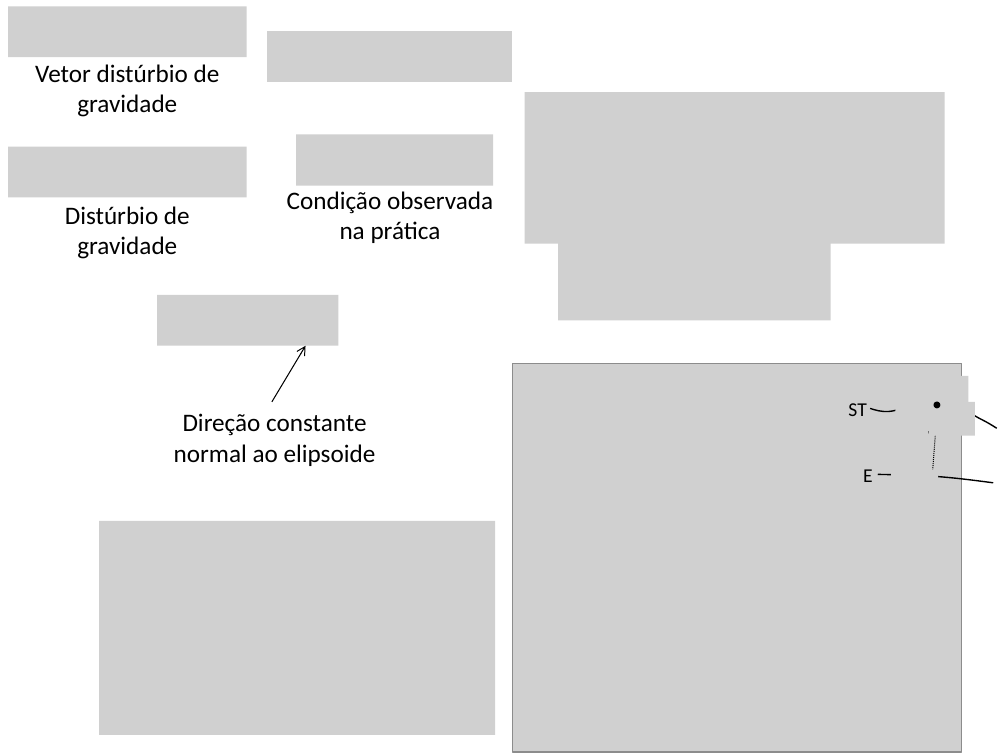
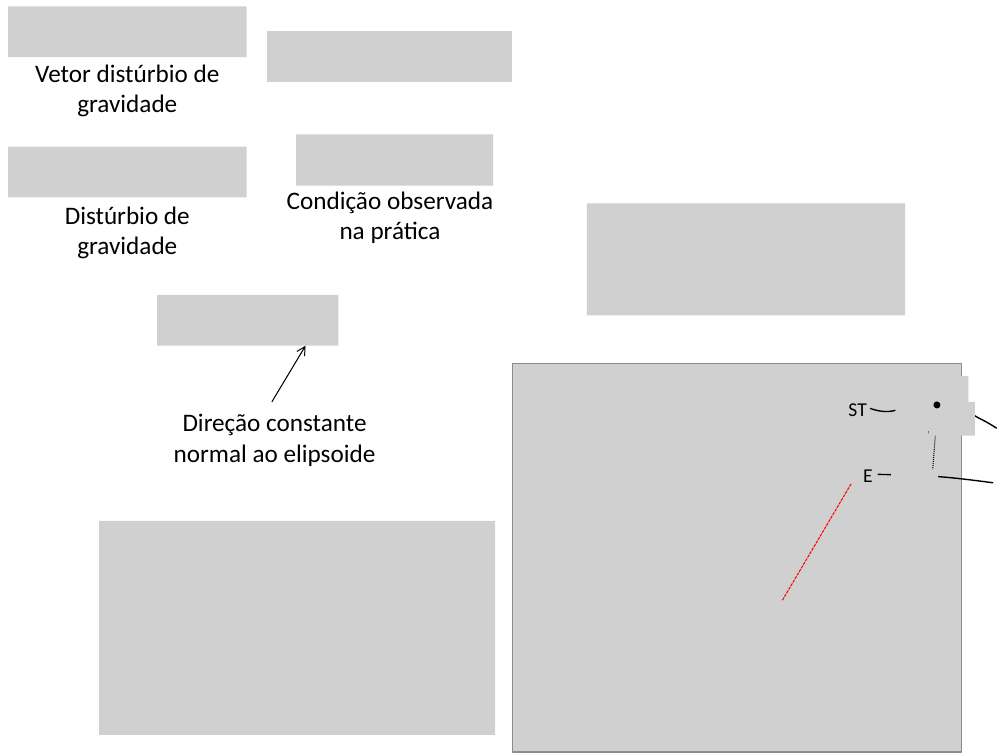
Before and after one commit to pinga-lab/CE-VII-SimBGf-2016, a slide deck: slide 13 of slides/5b_disturbio_gravidade.pptx (slide 14 before the commit). Drawn at 1008x756 pixels with LibreOffice and Linux fonts; fonts in the diff are those of the drawing; grey boxes stand for pictures. Boxes give left, top, right and bottom in pixels: in the first picture for what was removed or moved away, otherwise in the second. Text is boxed around its words. In the diff, an @@ line names an element or a change of style, - is before the commit and + after.

```diff
--- a/slides/5b_disturbio_gravidade.pptx
+++ b/slides/5b_disturbio_gravidade.pptx
@@ picture removed at [524,93,944,244] @@
@@ picture: place and size @@
-picture at [558,230,831,321]
+picture at [587,204,905,316]
@@ line added from (851, 484) to (782, 601), #FF0000 0.75 pt dashed @@
```
Also in this commit, not shown: 8 other slides changed, 3 slides added, 1 slide removed.
